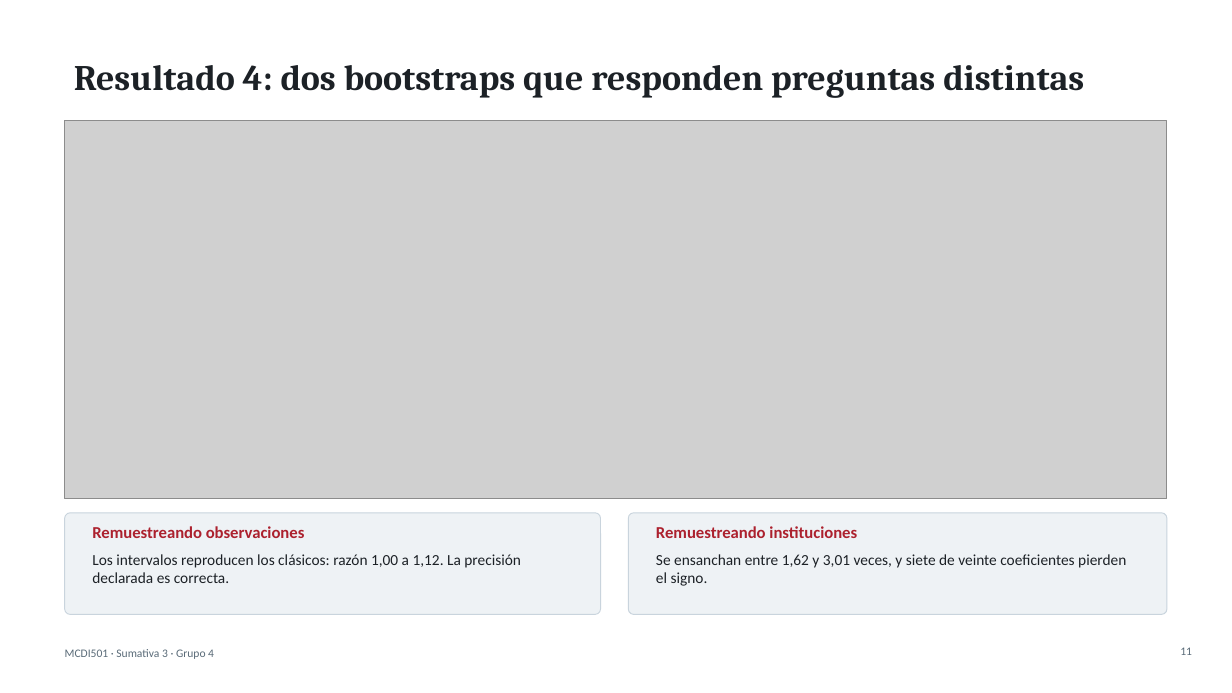
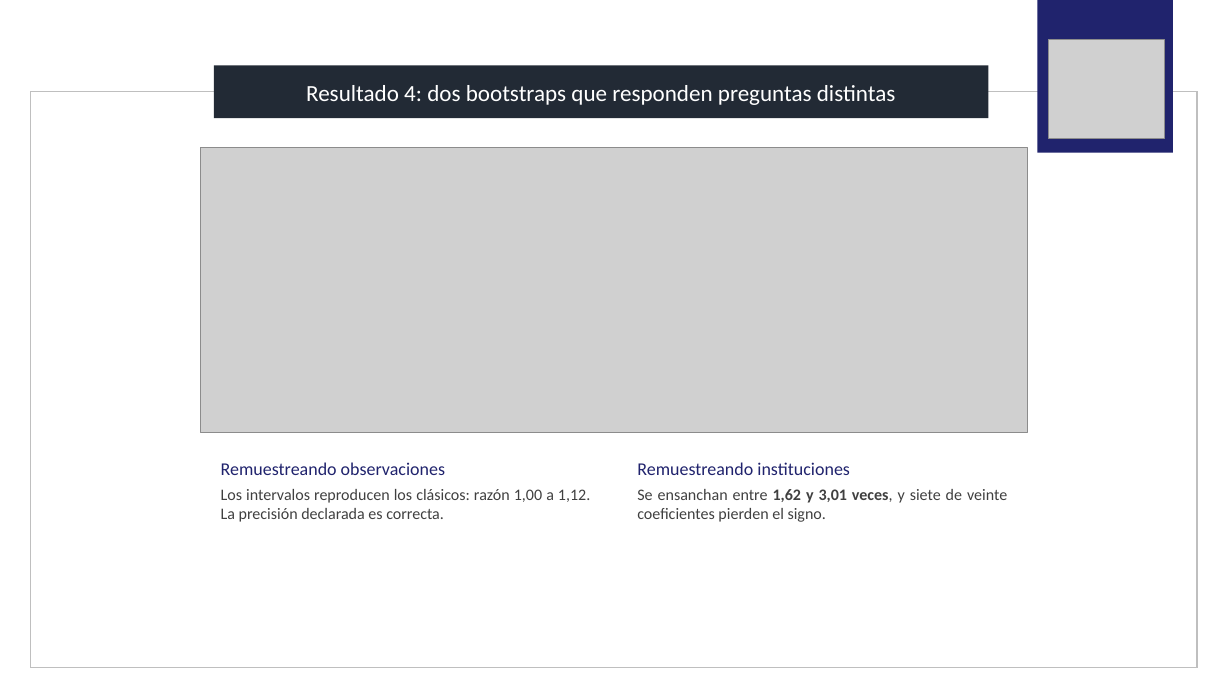
Before and after one commit to santunez75/analisis-desercion, a slide deck: slide 11 of S3/presentacion/Sumativa3_Presentacion_Grupo4.pptx. Drawn at 1232x693 pixels with LibreOffice and Linux fonts; fonts in the diff are those of the drawing; grey boxes stand for pictures. Boxes give left, top, right and bottom in pixels: in the first picture for what was removed or moved away, otherwise in the second. Text is boxed around its words. In the diff, an @@ line names an element or a change of style, - is before the commit and + after.

```diff
--- a/S3/presentacion/Sumativa3_Presentacion_Grupo4.pptx
+++ b/S3/presentacion/Sumativa3_Presentacion_Grupo4.pptx
@@ rectangle added at <box>1038,0,1173,152</box>, fill #20236D @@
@@ picture added at <box>1049,40,1165,138</box> @@
@@ rectangle "Resultado 4: dos bootstraps que ...": place and size @@
-rectangle "Resultado 4: dos bootstraps que ..." at <box>74,65,1084,98</box>
+rectangle "Resultado 4: dos bootstraps que ..." at <box>213,66,988,118</box>
@@ rectangle "Resultado 4: dos bootstraps que ..." at <box>213,66,988,118</box>: size 28 to 18 pt, font Cambria to Calibri, text colour #1C2126 to #FFFFFF, bold off; alignment left to centre; fill none to #222A35 @@
@@ rectangle added at <box>30,91,1198,667</box>, outline #BFBFBF 1 pt @@
@@ picture: place and size @@
-picture at <box>65,120,1167,499</box>
+picture at <box>201,148,1028,433</box>
@@ text "Remuestreando observaciones": place and size @@
-text "Remuestreando observaciones" at <box>92,554,521,583</box>
+text "Remuestreando observaciones" at <box>221,462,590,522</box>
@@ text at <box>221,462,445,475</box>: paragraph added @@
+Remuestreando observaciones
@@ text "Remuestreando instituciones": place and size @@
-text "Remuestreando instituciones" at <box>656,554,1126,586</box>
+text "Remuestreando instituciones" at <box>637,462,1007,522</box>
@@ text at <box>637,462,850,475</box>: paragraph added @@
+Remuestreando instituciones
@@ text at <box>221,489,590,522</box>: size 12 to 12.5 pt, text colour #1C2126 to #404040 in "Los intervalos reproducen los clásicos: razón 1,00 ..."; alignment left to justified; more space between paragraphs @@
@@ text at <box>637,489,1007,522</box>: size 12 to 12.5 pt, text colour #1C2126 to #404040 in "Se ensanchan entre 1,62 y 3,01 veces, ..."; bold on in "1,62 y 3,01 veces,"; alignment left to justified; more space between paragraphs @@
@@ rounded rectangle removed at <box>65,513,601,615</box> @@
@@ text removed at <box>92,526,305,538</box> @@
-Remuestreando observaciones
@@ rounded rectangle removed at <box>628,513,1167,615</box> @@
@@ text removed at <box>656,526,857,538</box> @@
-Remuestreando instituciones
@@ text removed at <box>65,649,214,659</box> @@
-MCDI501 · Sumativa 3 · Grupo 4
@@ page number removed at <box>1180,647,1192,655</box> @@
-11
```
Also in this commit, not shown: 13 other slides changed, 1 slide added.
